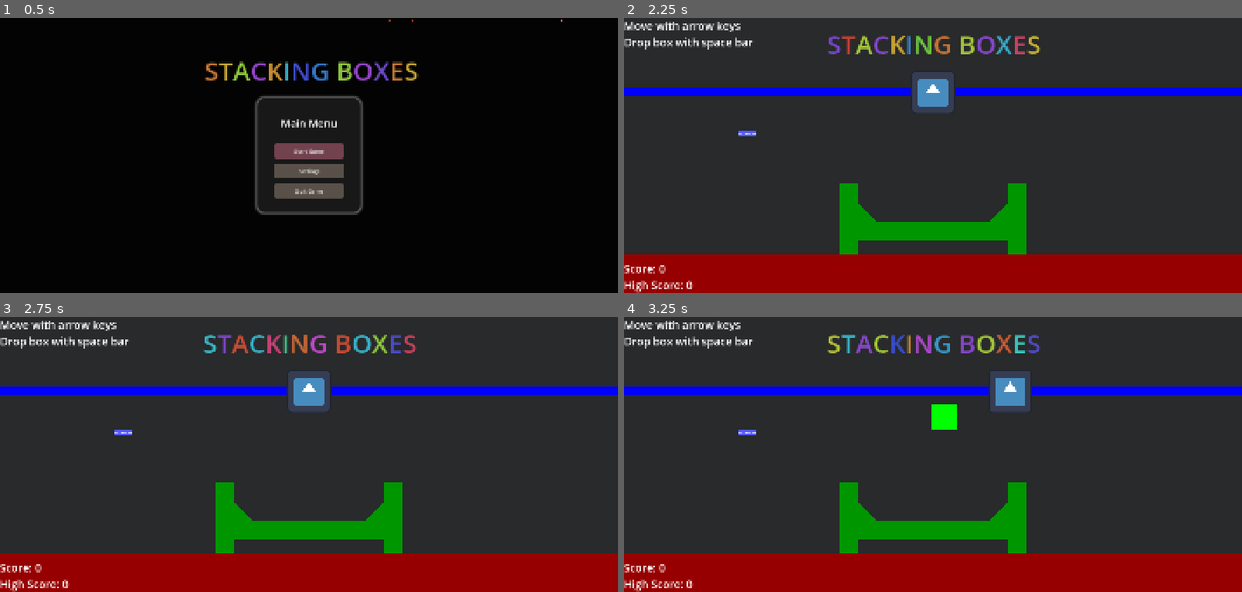
Above: before the commit, frames 1-4 (two rows, left to right).
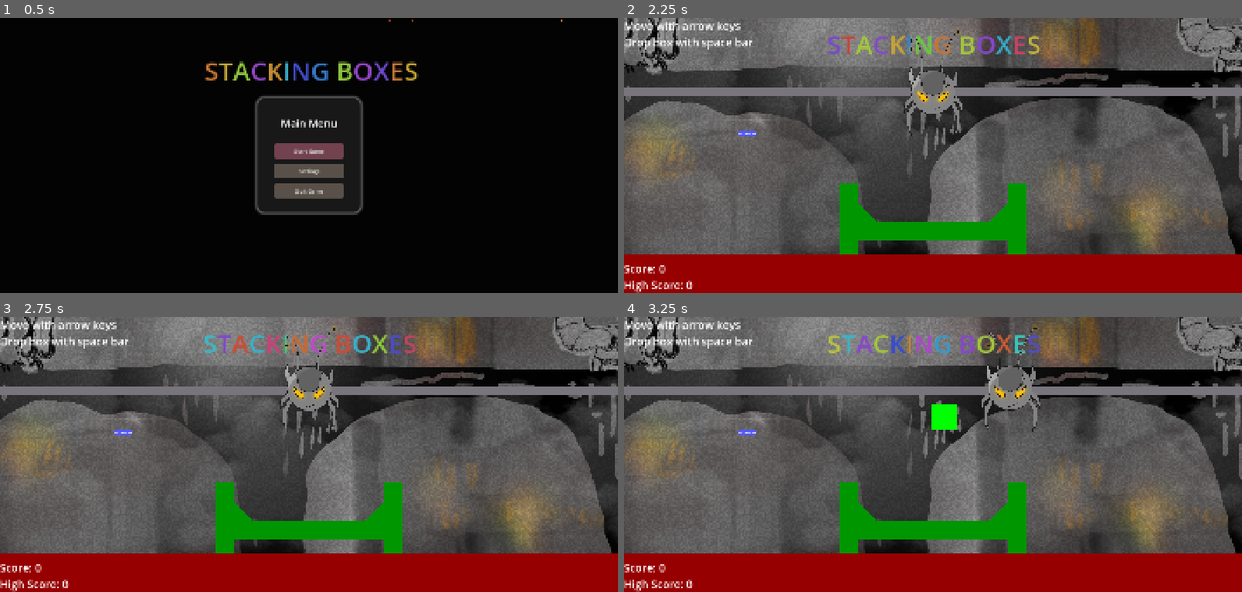
Above: after the commit, the same moments.

Repository: Bropi/StackingBoxes
Game: Godot game, scene res://src/main/main.tscn
The game is run twice, just before and just after one commit, with the same random seed, the same clock (stepped at 60 frames per second) and the same inputs. The engine's default icon, where the game draws it, is replaced by a stand-in: a white triangle on a blue panel in a dark square.
Inputs (mouse positions are in pixels of both pictures, inside the frame that each line leads up to):
- Up to frame 1 (0.5 s): no input
- Up to frame 2 (2.25 s): click "Settings" at 0.5 s; click "Main Menu" at 1.25 s; click "Start Game" at 2 s
- Up to frame 3 (2.75 s): no input
- Up to frame 4 (3.25 s): move the mouse to (1068, 440) at 2.77 s; hold D (move_right) from 2.78 s (still down); tap Space (drop_box) at 2.85 s

Frame 1 is identical in both runs. In frame 2, 67% of the frame differs, in the area x 0-100%, y 0-86%; in frame 3, 67%; in frame 4, 66%.

Commit message:
tweens&player sprite added, audio settings added
audio adjustments now functional in settings menu
also added tweens and a player sprite

Diff:
--- a/src/autoloads/sfx.tscn
+++ b/src/autoloads/sfx.tscn
@@ -8,6 +8,7 @@
 [ext_resource type="AudioStream" uid="uid://clbggd1cgdjky" path="res://assets/audio/sfx/constant-mechanical-noise-63164.mp3" id="6_tv3yh"]
 
 [node name="SFX" type="Node2D"]
+process_mode = 3
 script = ExtResource("1_undx3")
 
 [node name="ButtonPress" type="AudioStreamPlayer2D" parent="."]
@@ -28,6 +29,7 @@
 
 [node name="DropBoxSound" type="AudioStreamPlayer2D" parent="."]
 stream = ExtResource("5_10h44")
+volume_db = 24.0
 
 [node name="PlayerMovingSound" type="AudioStreamPlayer2D" parent="."]
 stream = ExtResource("6_tv3yh")
--- a/src/characters/player/player.gd
+++ b/src/characters/player/player.gd
@@ -1,23 +1,40 @@
 extends CharacterBody2D
+
+@onready var sprite_2d: Sprite2D = $Sprite2D
 
 const SPEED = 500.0
 const BOXV2 = preload("res://src/characters/player/weapons/box_v2/box_v_2.tscn")
 
-var can_spawn := true  # true = next press will spawn
+var can_spawn : bool = true  # true = next press will spawn
+var has_box : bool = false
+var is_moving : bool = false
+var has_started_moving : bool = false
 var box_instance: Node2D
+
+
+
+func _ready() -> void:
+	call_deferred("set_tweens")
+
 
 func _physics_process(_delta: float) -> void:
 	# Handle movement
 	var direction := Input.get_axis("move_left", "move_right")
 	if direction:
 		velocity.x = direction * SPEED
+		is_moving = true
+		on_player_moving()
 	else:
 		velocity.x = move_toward(velocity.x, 0, SPEED)
+		is_moving = false
+		has_started_moving = false
+		Sfx.player_moving_sound.stop()
 
 	# Handle drop box input
 	if Input.is_action_just_pressed("drop_box"):
 		if can_spawn:
 			spawn_box()
+			has_box = true
 			can_spawn = false
 		else:
 			can_spawn = true
@@ -27,7 +44,7 @@
 
 func spawn_box() -> void:
 	box_instance = BOXV2.instantiate()
-
+	Sfx.on_normal_button_pressed()
 	var current_scene_root = get_tree().current_scene
 	if current_scene_root != null:
 		current_scene_root.add_child(box_instance)
@@ -36,3 +53,20 @@
 
 	box_instance.global_position = self.global_position + Vector2(0, 75)
 	print("Box dropped!")
+
+func on_player_moving() -> void:
+	if is_moving:
+		if !has_started_moving:
+			#print("player moving!")
+			Sfx.on_player_moving()
+			has_started_moving = true
+	else:
+		return
+
+
+func set_tweens() -> void:
+	var start_y = sprite_2d.position.y
+	var tween = create_tween()
+	tween.set_loops()
+	tween.tween_property(sprite_2d, "position:y", start_y - 10, 1.0).set_trans(Tween.TRANS_SINE).set_ease(Tween.EASE_IN_OUT)
+	tween.tween_property(sprite_2d, "position:y", start_y, 1.0).set_trans(Tween.TRANS_SINE).set_ease(Tween.EASE_IN_OUT)
--- a/src/characters/player/player.tscn
+++ b/src/characters/player/player.tscn
@@ -1,7 +1,7 @@
 [gd_scene load_steps=4 format=3 uid="uid://dx03d1pbdsrvk"]
 
 [ext_resource type="Script" uid="uid://dpnne5ehrftnk" path="res://src/characters/player/player.gd" id="1_bxhu7"]
-[ext_resource type="Texture2D" uid="uid://cul45ig5i6df1" path="res://icon.svg" id="2_7nd6e"]
+[ext_resource type="Texture2D" uid="uid://vonnvys5k3rc" path="res://assets/characters/player/player.png" id="2_7nd6e"]
 
 [sub_resource type="RectangleShape2D" id="RectangleShape2D_7nd6e"]
 
@@ -14,10 +14,11 @@
 [node name="BoxDropRail" type="Polygon2D" parent="."]
 position = Vector2(-1679.9998, -136)
 scale = Vector2(2.974277, 0.97602504)
-color = Color(0, 0, 1, 1)
+color = Color(0.47058824, 0.45882353, 0.4862745, 1)
 polygon = PackedVector2Array(0, 128, 1152, 128, 1152, 152, 0, 152)
 
 [node name="Sprite2D" type="Sprite2D" parent="."]
+scale = Vector2(0.27875048, 0.27875048)
 texture = ExtResource("2_7nd6e")
 
 [node name="CollisionShape2D" type="CollisionShape2D" parent="."]
--- a/src/characters/player/weapons/box_v2/box_v_2.tscn
+++ b/src/characters/player/weapons/box_v2/box_v_2.tscn
@@ -5,4 +5,4 @@
 [node name="BoxV2" type="Node2D" groups=["Box Instances"]]
 script = ExtResource("1_s16db")
 
-[node name="BoxInstance" type="Node2D" parent="."]
+[node name="BoxInstance" type="RigidBody2D" parent="."]
--- a/src/levels/level.gd
+++ b/src/levels/level.gd
@@ -35,7 +35,7 @@
 
 
 	if not scene_reloading:
-		await get_tree().create_timer(4.0).timeout
+		await get_tree().create_timer(3.0).timeout
 		restart_scene()
 
 func restart_scene() -> void:
--- a/src/levels/level.tscn
+++ b/src/levels/level.tscn
@@ -1,7 +1,8 @@
-[gd_scene load_steps=10 format=3 uid="uid://ufp4l1t8n5cv"]
+[gd_scene load_steps=11 format=3 uid="uid://ufp4l1t8n5cv"]
 
 [ext_resource type="Script" uid="uid://vav5fwxefp8d" path="res://src/levels/level.gd" id="1_aeuny"]
 [ext_resource type="PackedScene" uid="uid://dx03d1pbdsrvk" path="res://src/characters/player/player.tscn" id="1_g8rii"]
+[ext_resource type="Texture2D" uid="uid://cqtl62sv2tjma" path="res://assets/Environment/tilesets/Background.png" id="2_8tcek"]
 [ext_resource type="PackedScene" uid="uid://bfssx2jgauwvm" path="res://src/levels/camera.tscn" id="2_ub47v"]
 [ext_resource type="PackedScene" uid="uid://de8oc7teccqdt" path="res://src/ui/pause_game_menu.tscn" id="4_7umm5"]
 
@@ -37,6 +38,14 @@
 offset_bottom = -288.0
 scale = Vector2(63.192528, 31.197004)
 color = Color(0.15906177, 0.16371444, 0.16836713, 1)
+
+[node name="TextureRect" type="TextureRect" parent="PausableNode"]
+offset_left = -884.0
+offset_top = -817.0
+offset_right = 1036.0
+offset_bottom = 263.0
+scale = Vector2(1.3419929, 1.3419929)
+texture = ExtResource("2_8tcek")
 
 [node name="Surfaces" type="Node2D" parent="PausableNode"]
 
--- a/src/ui/pause_game_menu.gd
+++ b/src/ui/pause_game_menu.gd
@@ -14,12 +14,6 @@
 	SceneSwitcher.switch_to_scene("res://src/ui/start_game_menu.tscn")
 
 
-
-func _on_settings_button_pressed() -> void:
-	Sfx.on_normal_button_pressed()
-	SceneSwitcher.switch_to_scene("res://src/ui/settings_menu.tscn")
-
-
 func _on_quit_game_button_pressed() -> void:
 	Sfx.on_normal_button_pressed()
 	get_tree().quit()
--- a/src/ui/pause_game_menu.tscn
+++ b/src/ui/pause_game_menu.tscn
@@ -114,20 +114,6 @@
 transition_type = 10
 metadata/_custom_type_script = "uid://ikwn3mhw0jte"
 
-[node name="SettingsButton" type="Button" parent="CenterContainer/PanelContainer/VBoxContainer"]
-layout_mode = 2
-theme = ExtResource("2_6mohf")
-theme_type_variation = &"FlatButton"
-text = "Settings
-"
-
-[node name="AnimationComponent2" type="Node" parent="CenterContainer/PanelContainer/VBoxContainer/SettingsButton"]
-script = ExtResource("3_8fcdj")
-hover_scale = Vector2(1.2, 1.2)
-time = 0.2
-transition_type = 10
-metadata/_custom_type_script = "uid://ikwn3mhw0jte"
-
 [node name="QuitGameButton" type="Button" parent="CenterContainer/PanelContainer/VBoxContainer"]
 layout_mode = 2
 theme = ExtResource("2_6mohf")
@@ -165,5 +151,4 @@
 
 [connection signal="pressed" from="CenterContainer/PanelContainer/VBoxContainer/ResumeGameButton" to="." method="_on_resume_game_button_pressed"]
 [connection signal="pressed" from="CenterContainer/PanelContainer/VBoxContainer/MainMenuButton" to="." method="_on_main_menu_button_pressed"]
-[connection signal="pressed" from="CenterContainer/PanelContainer/VBoxContainer/SettingsButton" to="." method="_on_settings_button_pressed"]
 [connection signal="pressed" from="CenterContainer/PanelContainer/VBoxContainer/QuitGameButton" to="." method="_on_quit_game_button_pressed"]
--- a/src/ui/settings_menu.tscn
+++ b/src/ui/settings_menu.tscn
@@ -1,6 +1,6 @@
 [gd_scene load_steps=7 format=3 uid="uid://dxv7ri44vxd5u"]
 
-[ext_resource type="Script" uid="uid://cmscy4lnn3hfy" path="res://src/ui/settings_menu.gd" id="1_c54ve"]
+[ext_resource type="Script" uid="uid://dkdjjnx7bmcwg" path="res://src/ui/settings_menuV2.gd" id="1_mu2an"]
 [ext_resource type="Theme" uid="uid://cyxxc324mb2a8" path="res://src/ui/my_theme.tres" id="2_mu2an"]
 [ext_resource type="Script" uid="uid://ikwn3mhw0jte" path="res://src/ui/animation_component.gd" id="3_o7e4l"]
 
@@ -23,7 +23,7 @@
 anchor_bottom = 1.0
 grow_horizontal = 2
 grow_vertical = 2
-script = ExtResource("1_c54ve")
+script = ExtResource("1_mu2an")
 
 [node name="ColorRect" type="ColorRect" parent="."]
 layout_mode = 1
@@ -48,7 +48,7 @@
 color_ramp = SubResource("Gradient_c54ve")
 color_initial_ramp = SubResource("Gradient_vipsl")
 
-[node name="CPUParticlesMiddle" type="CPUParticles2D" parent="."]
+[node name="CPUParticlesMiddle" type="CPUParticles2D" parent="ColorRect"]
 position = Vector2(950, 1076)
 amount = 150
 lifetime = 5.0
@@ -276,6 +276,8 @@
 transition_type = 10
 metadata/_custom_type_script = "uid://ikwn3mhw0jte"
 
+[connection signal="value_changed" from="MarginContainer2/HBoxContainer/AUDIO/VBoxContainer/MusicSlider" to="." method="_on_music_slider_value_changed"]
+[connection signal="value_changed" from="MarginContainer2/HBoxContainer/AUDIO/VBoxContainer/SFXslider" to="." method="_on_sf_xslider_value_changed"]
 [connection signal="item_selected" from="MarginContainer2/HBoxContainer/RESOLUTION/VBoxContainer/ResolutionOptionButton" to="." method="_on_resolution_option_button_item_selected"]
 [connection signal="item_selected" from="MarginContainer2/HBoxContainer/RESOLUTION/VBoxContainer/V-syncOptionButton" to="." method="_on_vsync_option_button_item_selected"]
 [connection signal="item_selected" from="MarginContainer2/HBoxContainer/RESOLUTION/VBoxContainer/WindowOptionButton" to="." method="_on_window_option_button_item_selected"]
--- /dev/null
+++ b/src/ui/settings_menuV2.gd
@@ -0,0 +1,76 @@
+extends Control
+
+
+#Button names:
+@onready var music_slider: HSlider = $MarginContainer2/HBoxContainer/AUDIO/VBoxContainer/MusicSlider
+@onready var sfx_slider: HSlider = $MarginContainer2/HBoxContainer/AUDIO/VBoxContainer/SFXslider
+
+@onready var resolution_option_button: OptionButton = $MarginContainer2/HBoxContainer/RESOLUTION/VBoxContainer/ResolutionOptionButton
+@onready var v_sync_option_button: OptionButton = $"MarginContainer2/HBoxContainer/RESOLUTION/VBoxContainer/V-syncOptionButton"
+@onready var window_option_button: OptionButton = $MarginContainer2/HBoxContainer/RESOLUTION/VBoxContainer/WindowOptionButton
+
+@onready var key_rebind_button: Button = $MarginContainer2/HBoxContainer/KEYREBIND/VBoxContainer/KeyRebindButton
+
+
+var resolutions: Array[Vector2i] = [
+	Vector2i(1280, 720),
+	Vector2i(1600, 900),
+	Vector2i(1920, 1080),
+	Vector2i(2560, 1440)
+]
+
+
+func _ready() -> void:
+	# Load saved values or set defaults of audio sliders
+	var config = ConfigFile.new()
+	var music_value := 0.7
+	var sfx_value := 0.8
+
+	if config.load("user://settings.cfg") == OK:
+		music_value = config.get_value("audio", "music_volume", 0.7)
+		sfx_value = config.get_value("audio", "sfx_volume", 0.8)
+
+	# Apply to audio buses
+	var music_bus = AudioServer.get_bus_index("Music")
+	var sfx_bus = AudioServer.get_bus_index("SFX")
+	AudioServer.set_bus_volume_db(music_bus, linear_to_db(music_value))
+	AudioServer.set_bus_volume_db(sfx_bus, linear_to_db(sfx_value))
+
+	# Sync sliders visually
+	music_slider.value = music_value
+	sfx_slider.value = sfx_value
+
+
+
+# --- Handlers ---
+
+func _on_resolution_selected(index: int) -> void:
+	Sfx.on_settings_changed()
+
+
+
+func _on_vsync_selected(index: int) -> void:
+	Sfx.on_settings_changed()
+
+
+
+func _on_window_selected(index: int) -> void:
+	Sfx.on_settings_changed()
+
+
+#audio
+func _on_music_slider_value_changed(value: float) -> void:
+	Sfx.on_settings_changed()
+	var bus_index = AudioServer.get_bus_index("Music")
+	AudioServer.set_bus_volume_db(bus_index, linear_to_db(value))
+
+
+func _on_sf_xslider_value_changed(value: float) -> void:
+	Sfx.on_settings_changed()
+	var bus_index = AudioServer.get_bus_index("SFX")
+	AudioServer.set_bus_volume_db(bus_index, linear_to_db(value))
+
+
+func _on_main_menu_button_pressed() -> void:
+	Sfx.on_start_game_button_pressed()
+	SceneSwitcher.switch_to_scene("res://src/ui/start_game_menu.tscn")
Binary file added: assets/Environment/tilesets/Background.png
Not shown, added: assets/Environment/tilesets/Background.png.import
Binary file added: assets/characters/player/player.png
Not shown, added: assets/characters/player/player.png.import
Not shown, added: src/ui/settings_menuV2.gd.uid
